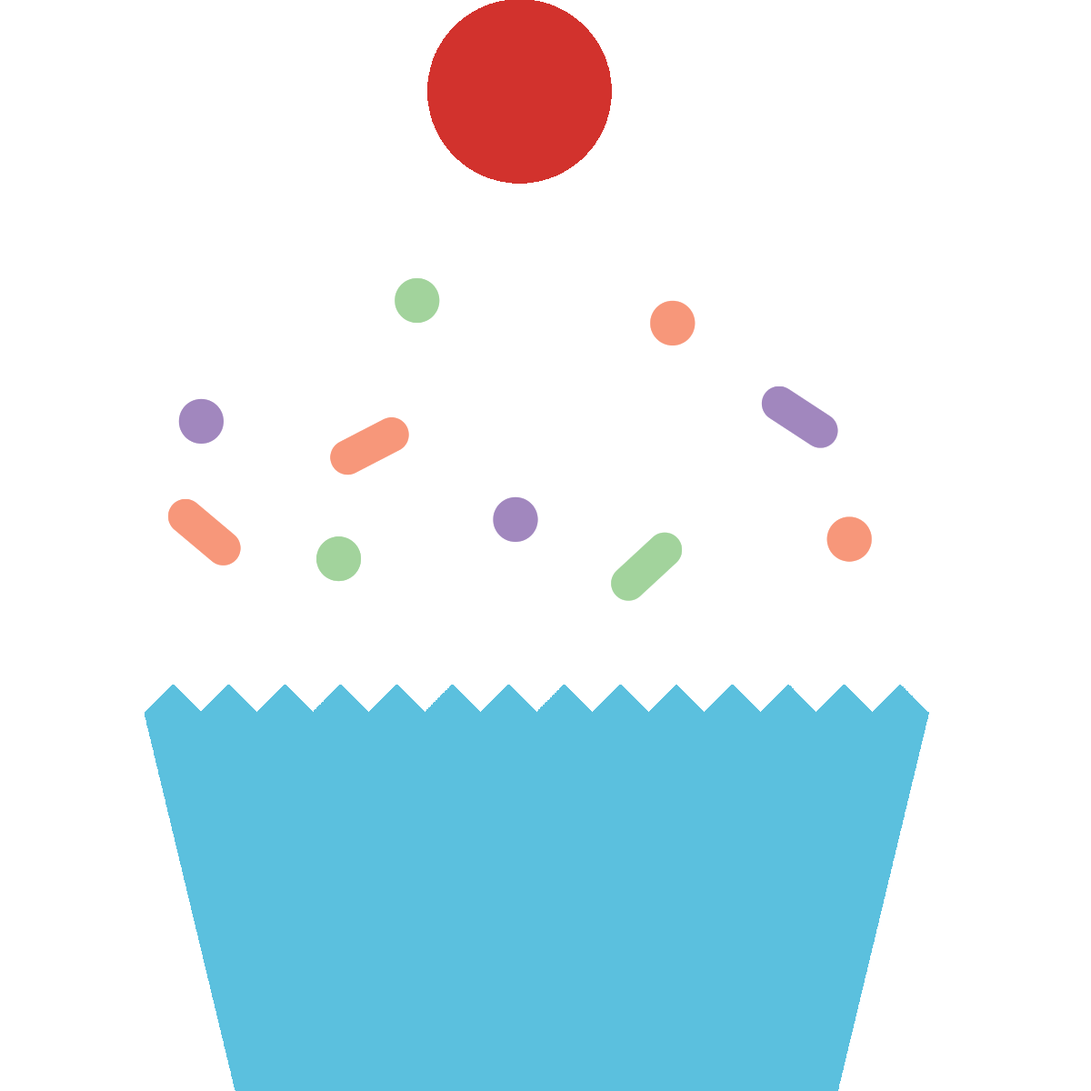
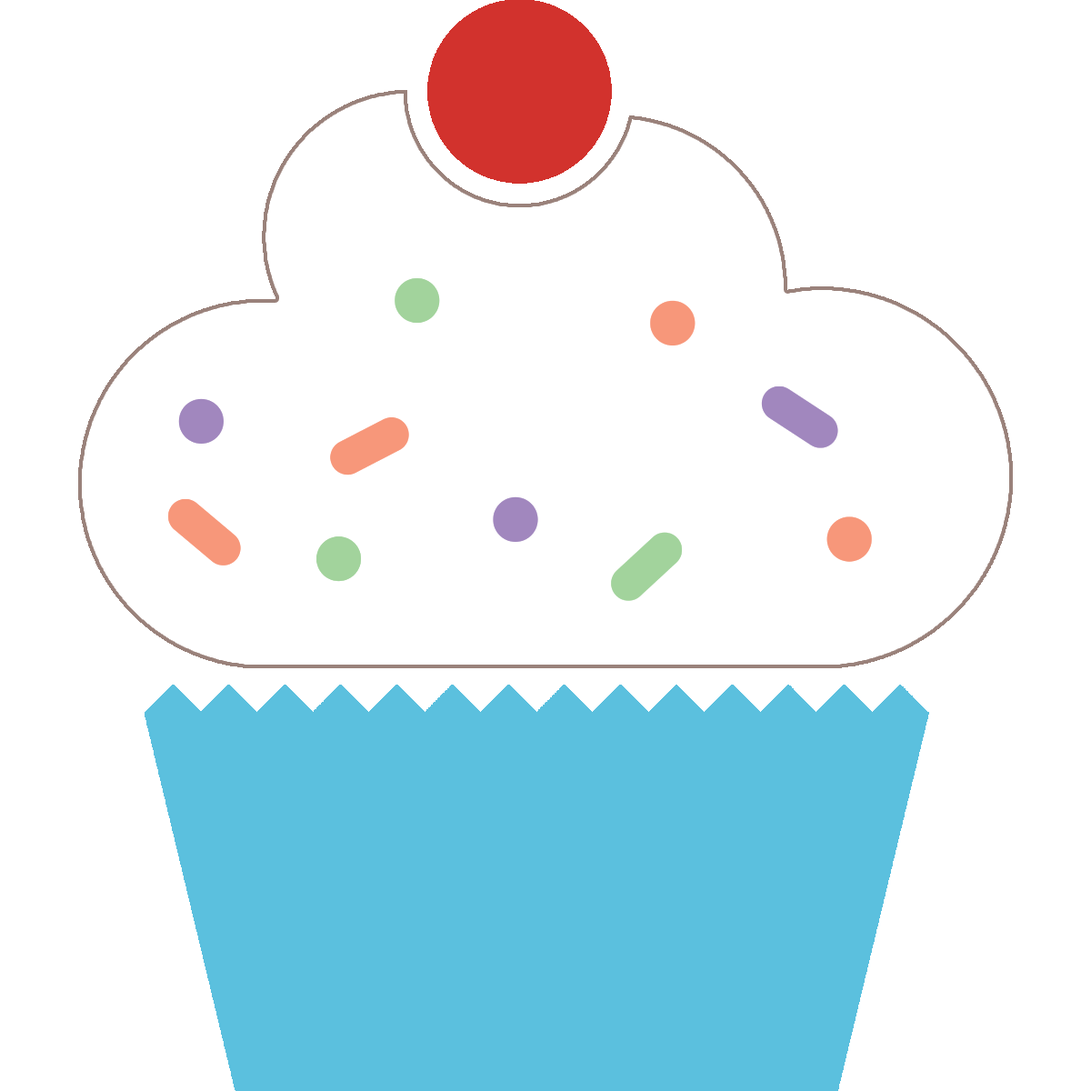
Comparing the layer stacks of the two 1091 × 1091 images. Changes:
painted on "Frosting" over [169, 279, 872, 330]
